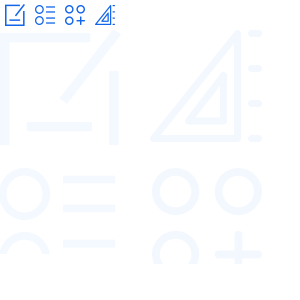
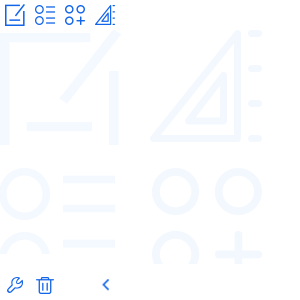
Two versions of the same layered image (300 × 300). Layer-by-layer changes:
added layer "图层 12 拷贝 3" above "图层 12 拷贝 2" over (102, 279, 109, 291)
added layer "形状 10" above "形状 8" over (36, 277, 54, 294)
added layer "形状 8" above "切图1" over (7, 277, 23, 293)
